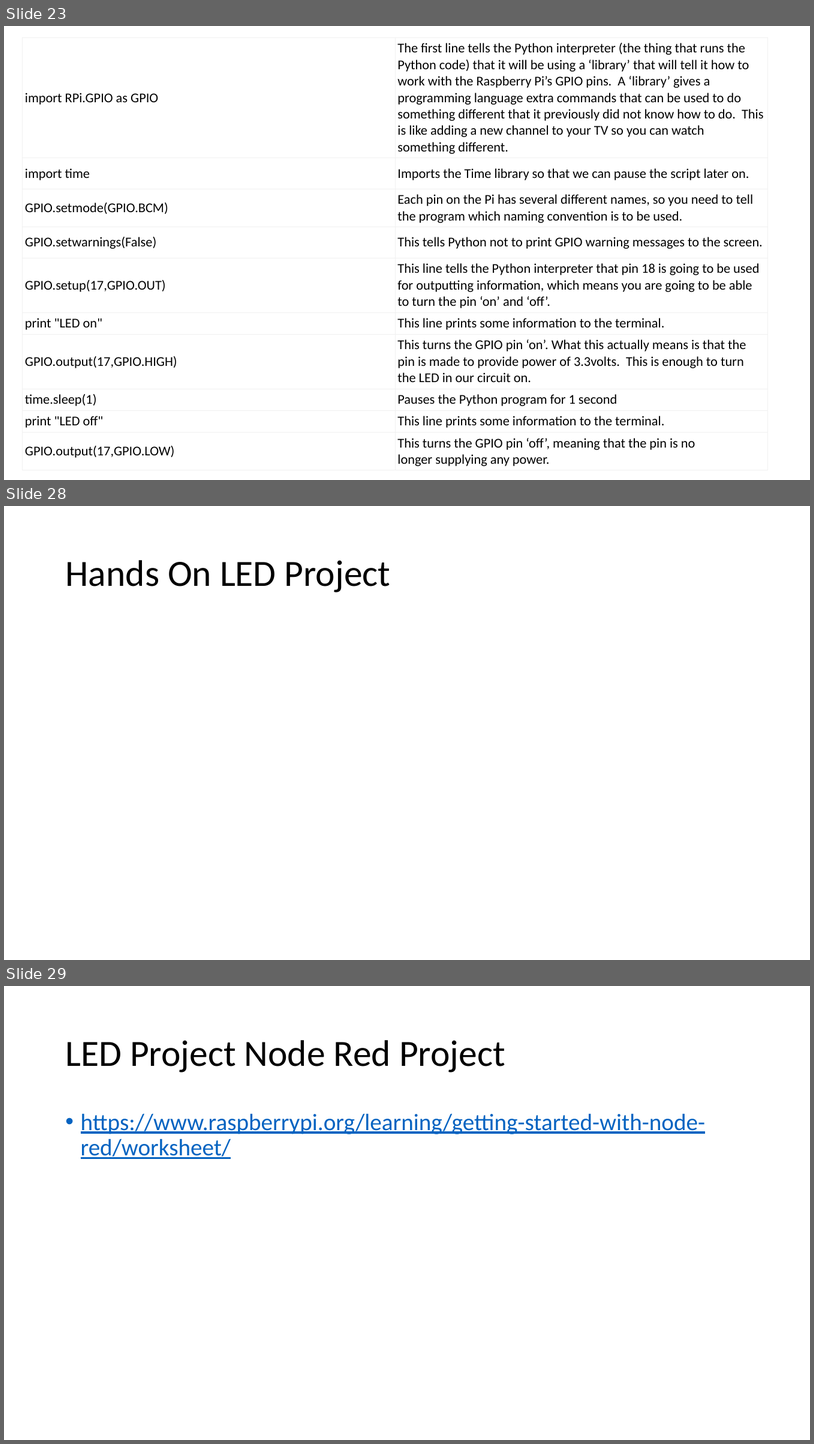
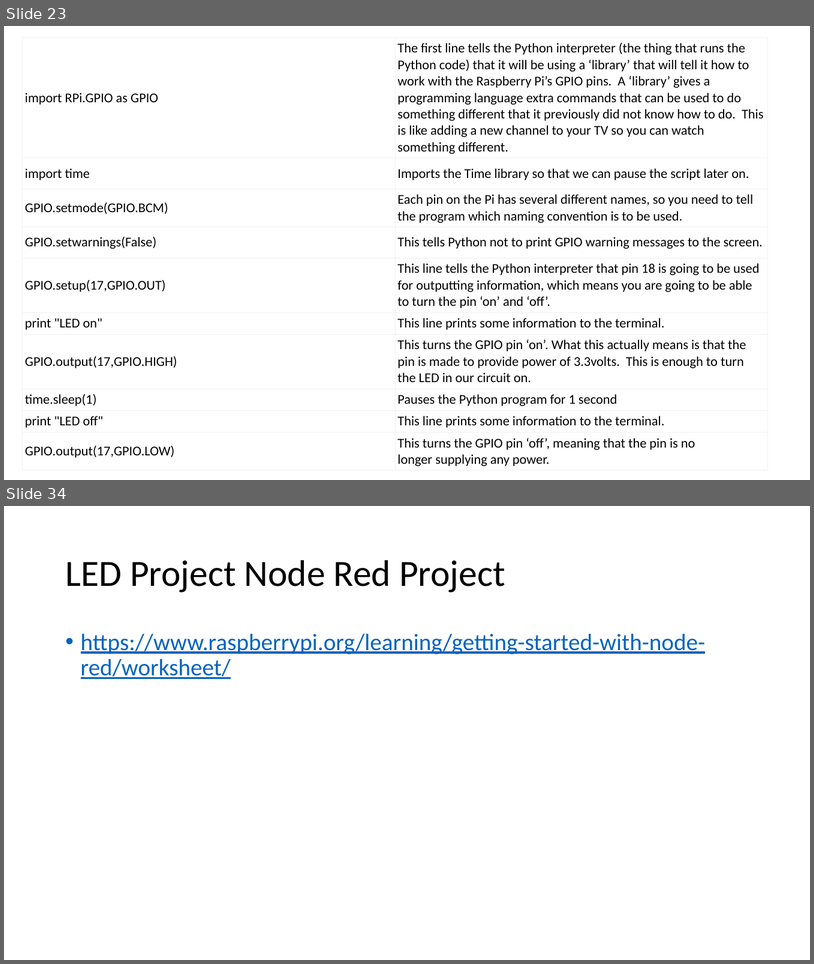
Before and after one commit to mluckenbill/philly-code-camp-2017-1, a slide deck: Philadelphia Code Camp.pptx. Shown one above the other, each under a label of ours: slides 23, 28 and 29 before the commit, slides 23 and 34 after it; the slides between them are not shown. The pictures are 814x1444 and 814x964 pixels, drawn with LibreOffice and Linux fonts; fonts in the diff are those of the drawing. Boxes give left, top, right and bottom in pixels: in the first picture for what was removed or moved away, otherwise in the second. Text is boxed around its words. In the diff, an @@ line names an element or a change of style, - is before the commit and + after.

```diff
--- a/Philadelphia Code Camp.pptx
+++ b/Philadelphia Code Camp.pptx
@@ slide 28 removed at (x1=4, y1=506, x2=810, y2=960), background #FFFFFF @@
@@ title removed at (x1=65, y1=560, x2=391, y2=592) @@
-Hands On LED Project
@@ what was slide 29 is now slide 34 @@
```
Also in this commit, not shown: 4 slides changed, 9 slides added, 3 other slides removed, 1 other file.
